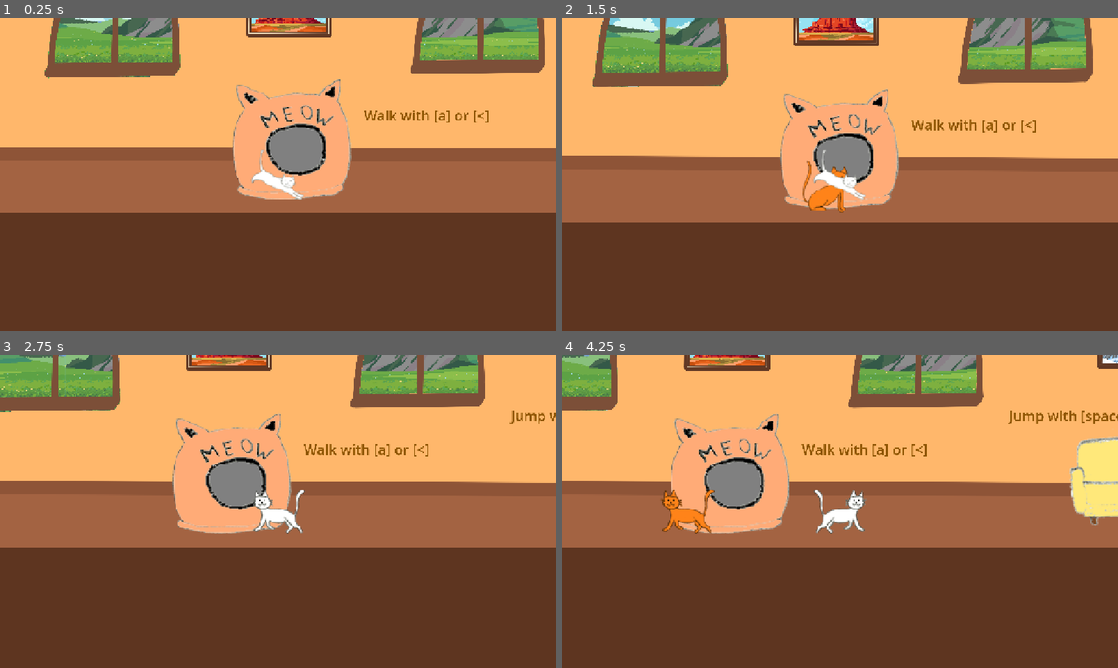
Above: before the commit, frames 1-4 (two rows, left to right).
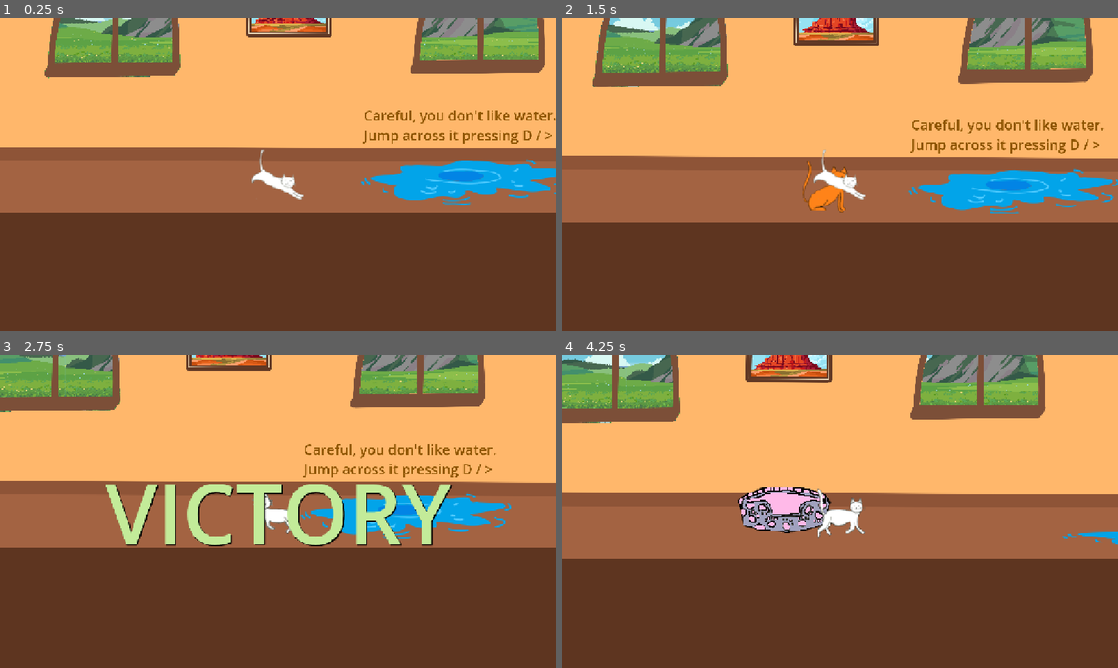
Above: after the commit, the same moments.

Repository: Fantasiel/GameJam25
Game: Godot game, scene res://scenes/levels/level2/level2.tscn
Same seed, same stepped clock (60 frames per second), same inputs: the game is played once before the commit and once after it. This scene is started directly instead of the project's main scene.
Inputs:
- Up to frame 1 (0.25 s): no input
- Up to frame 2 (1.5 s): hold Right (move_right) from 0.53 s (still down); tap F (interact) at 0.6 s; tap Space (jump) at 0.77 s; tap Ctrl (replay) at 1.35 s
- Up to frame 3 (2.75 s): tap Space (jump) at 1.52 s; release Right (move_right) at 2.03 s; hold Left (move_left) from 2.03 s (still down); tap F (interact) at 2.1 s
- Up to frame 4 (4.25 s): release Left (move_left) at 2.78 s; hold Right (move_right) from 2.78 s (still down); tap Ctrl (replay) at 2.85 s; tap Space (jump) at 3.02, 3.77 s; tap F (interact) at 3.6 s

The runs differ from the first frame. In frame 1, 8.0% of the frame differs, in the area x 41-100%, y 19-60%; in frame 2, 7.7%; in frame 3, 11%; in frame 4, 26%, in the area x 0-100%, y 0-66%.

Commit message:
Implement level 2

Diff:
--- a/scenes/levels/level2/level2.tscn
+++ b/scenes/levels/level2/level2.tscn
@@ -7,9 +7,10 @@
 [ext_resource type="PackedScene" uid="uid://f7h8ggk13bku" path="res://scenes/levels/victory/victory.tscn" id="3_iq8gt"]
 [ext_resource type="Texture2D" uid="uid://bg5edorgq3hrt" path="res://art/Livingroom_1_View.png" id="3_x0tvk"]
 [ext_resource type="Texture2D" uid="uid://bo8xwxqad2txg" path="res://art/Livingroom_1.png" id="4_bwnqv"]
-[ext_resource type="PackedScene" uid="uid://dkun70gn58oxj" path="res://scenes/levels/objects/tuna/tuna.tscn" id="4_cphpc"]
-[ext_resource type="Texture2D" uid="uid://dfjqyhvro06dn" path="res://art/Furniture/CatBed1.png" id="6_rbpce"]
-[ext_resource type="PackedScene" uid="uid://g71yukpscseg" path="res://scenes/levels/objects/couch/couch.tscn" id="7_l44s0"]
+[ext_resource type="PackedScene" uid="uid://d2xufp7gdkron" path="res://scenes/levels/objects/water/water.tscn" id="5_0ybc4"]
+[ext_resource type="PackedScene" uid="uid://blnqe02c44phg" path="res://scenes/levels/objects/coathanger/coathanger.tscn" id="10_buef0"]
+[ext_resource type="PackedScene" uid="uid://b37hq3ial8kb3" path="res://scenes/levels/objects/vase/vase.tscn" id="11_bwnqv"]
+[ext_resource type="PackedScene" uid="uid://b4qaijih73u50" path="res://scenes/levels/objects/kitchentable/kitchentable.tscn" id="11_x0tvk"]
 
 [sub_resource type="WorldBoundaryShape2D" id="WorldBoundaryShape2D_pwggy"]
 distance = -312.0
@@ -48,9 +49,9 @@
 color = Color(1, 0.717647, 0.419608, 1)
 
 [node name="FloorColorRect" type="ColorRect" parent="."]
-offset_left = -2866.0
+offset_left = -2864.0
 offset_top = 550.0
-offset_right = 5326.0
+offset_right = 5328.0
 offset_bottom = 2013.0
 color = Color(0.368445, 0.209514, 0.12688, 1)
 
@@ -117,43 +118,48 @@
 position = Vector2(-8, 459.5)
 shape = SubResource("RectangleShape2D_fxmmb")
 
+[node name="Area2D" parent="BackgroundWall" instance=ExtResource("5_0ybc4")]
+position = Vector2(3568, 1285)
+scale = Vector2(4.32, 3.6)
+
 [node name="CatAndGhost" parent="." instance=ExtResource("2_gblnm")]
 position = Vector2(-147, 316)
 
-[node name="TextureRect" type="TextureRect" parent="."]
-offset_left = -370.0
-offset_top = -76.0
-offset_right = -242.0
-offset_bottom = 52.0
-scale = Vector2(4.41154, 4.41154)
-texture = ExtResource("6_rbpce")
-
-[node name="Couch" parent="." instance=ExtResource("7_l44s0")]
-position = Vector2(1912, 460)
-scale = Vector2(5.04183, 5.04183)
-
-[node name="Tuna" parent="." instance=ExtResource("4_cphpc")]
-position = Vector2(2929, 362)
-scale = Vector2(3, 3)
-
-[node name="WalkLabel" type="Label" parent="."]
+[node name="JumpLabel" type="Label" parent="."]
 offset_left = 247.0
 offset_top = 57.0
-offset_right = 742.0
+offset_right = 1194.0
 offset_bottom = 145.0
 theme_override_colors/font_color = Color(0.551197, 0.32836, 8.66354e-07, 1)
 theme_override_font_sizes/font_size = 64
-text = "Walk with [a] or [<]"
-
-[node name="JumpLabel" type="Label" parent="."]
-offset_left = 1201.0
-offset_top = -97.0
-offset_right = 1751.0
-offset_bottom = -9.0
-theme_override_colors/font_color = Color(0.551197, 0.32836, 8.66354e-07, 1)
-theme_override_font_sizes/font_size = 64
-text = "Jump with [space]"
+text = "Careful, you don't like water.
+Jump across it pressing D / >"
 
 [node name="Victory" parent="." instance=ExtResource("3_iq8gt")]
 scale = Vector2(3, 3)
 next_scene = ExtResource("3_gblnm")
+
+[node name="Area2D" parent="." instance=ExtResource("5_0ybc4")]
+position = Vector2(2788, 420)
+scale = Vector2(9.68066, 3.88918)
+
+[node name="StaticBody2D" parent="." instance=ExtResource("10_buef0")]
+position = Vector2(1670, 518)
+scale = Vector2(-3.67582, 2.82138)
+
+[node name="StaticBody2D2" parent="." instance=ExtResource("11_x0tvk")]
+position = Vector2(2792, 406)
+scale = Vector2(4, 4)
+
+[node name="VaseBody" parent="." instance=ExtResource("11_bwnqv")]
+position = Vector2(3105, -45)
+scale = Vector2(4, 4)
+
+[node name="Label" type="Label" parent="."]
+offset_left = 3225.0
+offset_top = -59.0
+offset_right = 4459.0
+offset_bottom = 29.0
+theme_override_colors/font_color = Color(0.552941, 0.329412, 0, 1)
+theme_override_font_sizes/font_size = 64
+text = "Oh no, a plant wasn't knocked down yet"
Not shown: 1 places in scenes/levels/level2/level2.tscn that only renumber resources
